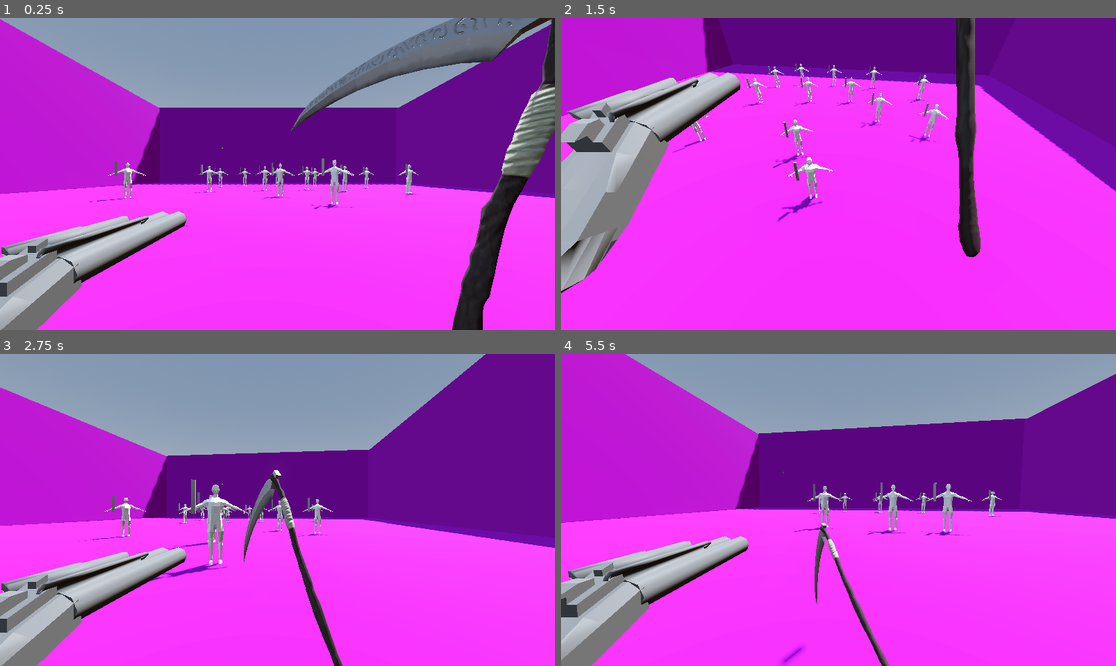
Above: before the commit, frames 1-4 (two rows, left to right).
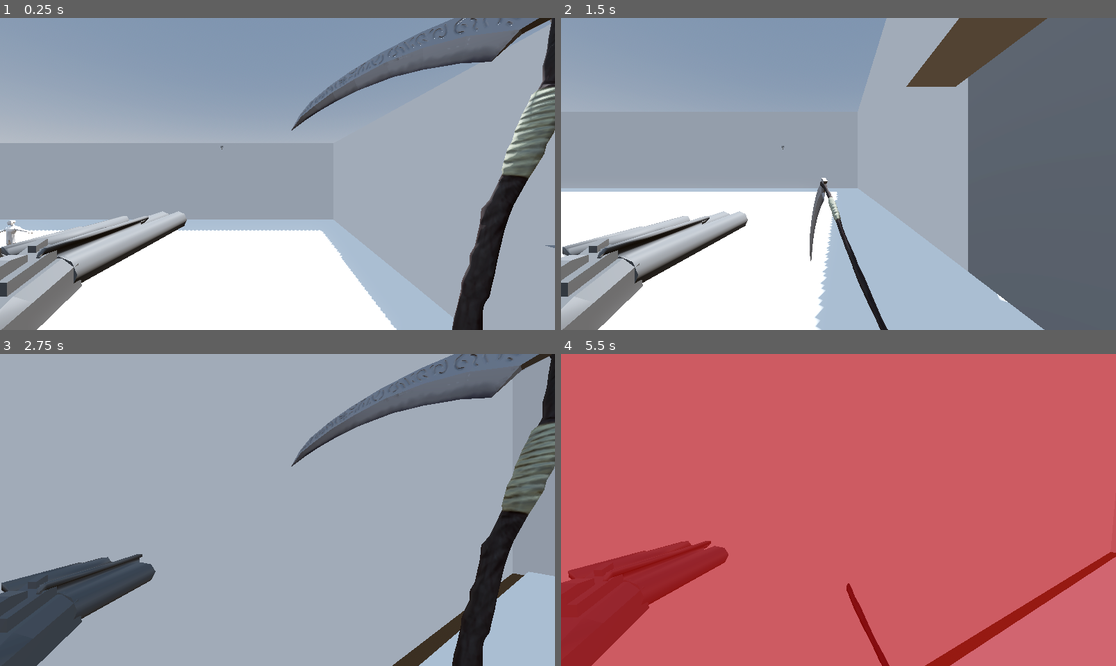
Above: after the commit, the same moments.

Repository: SeminixDev/pandora-boomer-shooter
Game: Godot game, scene res://World/world.tscn
The game is run twice, just before and just after one commit, with the same random seed, the same clock (stepped at 60 frames per second) and the same inputs.
Inputs:
- Up to frame 1 (0.25 s): no input
- Up to frame 2 (1.5 s): hold Right (right1) 0.53-1.28 s; hold S (down2) 0.53-1.28 s; hold Down (down1) from 1.28 s (still down); tap A (left2) at 1.35 s
- Up to frame 3 (2.75 s): release Down (down1) at 2.03 s; hold Right (right1) from 2.03 s (still down); hold D (right2) from 2.03 s (still down)
- Up to frame 4 (5.5 s): release Right (right1) at 2.78 s; release D (right2) at 2.78 s; hold Up (up1) 2.78-3.53 s; tap W (up2) at 2.85 s; hold S (down2) 3.53-4.28 s; hold Left (left1) 3.53-5.03 s; tap A (left2) at 4.35 s; hold Down (down1) from 5.03 s (still down); hold D (right2) from 5.03 s (still down)

The runs differ from the first frame. In frame 1, 68% of the frame differs, in the area x 0-100%, y 0-100%; in frame 2, 97%; in frame 3, 92%; in frame 4, 100%.

Commit message:
Added new map & fixed collision layers

Diff:
--- a/Enemy/enemy.tscn
+++ b/Enemy/enemy.tscn
@@ -59,7 +59,7 @@
 
 [node name="Enemy" type="CharacterBody3D" unique_id=2141865840]
 collision_layer = 4
-collision_mask = 3
+collision_mask = 17
 script = ExtResource("1_2pb1h")
 bullet_scene = ExtResource("2_am0pq")
 
--- a/Player/Player.tscn
+++ b/Player/Player.tscn
@@ -290,7 +290,7 @@
 "times": PackedFloat32Array(0, 0.0001, 0.033333335, 0.08, 0.4),
 "transitions": PackedFloat32Array(1, 1, 1, 1, 1),
 "update": 0,
-"values": [Color(1, 0, 0, 0), Color(1, 0, 0, 0), Color(1, 0, 0, 0), Color(1, 0, 0, 0.6156863), Color(1, 0, 0, 0)]
+"values": [Color(1, 0, 0, 0), Color(1, 0, 0, 0), Color(1, 0, 0, 0), Color(1, 0, 0, 0.8117647), Color(1, 0, 0, 0)]
 }
 
 [sub_resource type="AnimationLibrary" id="AnimationLibrary_gwnis"]
@@ -301,7 +301,7 @@
 
 [node name="Player" type="CharacterBody3D" unique_id=2032895529]
 collision_layer = 2
-collision_mask = 541
+collision_mask = 25
 script = ExtResource("1_xhfnw")
 friction = 80.0
 quick_lunge_force = 25.0
--- a/World/world.tscn
+++ b/World/world.tscn
@@ -2,6 +2,7 @@
 
 [ext_resource type="PackedScene" uid="uid://bf5eg8wvt0fvu" path="res://Player/player.tscn" id="1_62w18"]
 [ext_resource type="PackedScene" uid="uid://dshhth2hutp67" path="res://Enemy/enemy.tscn" id="2_8a836"]
+[ext_resource type="PackedScene" uid="uid://btxa0o25fwpub" path="res://Models/Mausoleum.glb" id="3_j8job"]
 
 [sub_resource type="ProceduralSkyMaterial" id="ProceduralSkyMaterial_fj7yv"]
 sky_horizon_color = Color(0.66224277, 0.6717428, 0.6867428, 1)
@@ -16,40 +17,10 @@
 tonemap_mode = 2
 glow_enabled = true
 
-[sub_resource type="PlaneMesh" id="PlaneMesh_gv5m4"]
+[sub_resource type="PlaneMesh" id="PlaneMesh_j8job"]
 
-[sub_resource type="StandardMaterial3D" id="StandardMaterial3D_y6flb"]
-albedo_color = Color(0.6369209, 0.0008670273, 0.7351918, 1)
-
-[sub_resource type="ConcavePolygonShape3D" id="ConcavePolygonShape3D_f3sb7"]
-data = PackedVector3Array(1, 0, 1, -1, 0, 1, 1, 0, -1, -1, 0, 1, -1, 0, -1, 1, 0, -1)
-
-[sub_resource type="BoxMesh" id="BoxMesh_fj7yv"]
-
-[sub_resource type="StandardMaterial3D" id="StandardMaterial3D_mlekv"]
-albedo_color = Color(0.6369209, 0.0008670273, 0.7351918, 1)
-
-[sub_resource type="ConcavePolygonShape3D" id="ConcavePolygonShape3D_tlwt5"]
-data = PackedVector3Array(-0.5, 0.5, 0.5, 0.5, 0.5, 0.5, -0.5, -0.5, 0.5, 0.5, 0.5, 0.5, 0.5, -0.5, 0.5, -0.5, -0.5, 0.5, 0.5, 0.5, -0.5, -0.5, 0.5, -0.5, 0.5, -0.5, -0.5, -0.5, 0.5, -0.5, -0.5, -0.5, -0.5, 0.5, -0.5, -0.5, 0.5, 0.5, 0.5, 0.5, 0.5, -0.5, 0.5, -0.5, 0.5, 0.5, 0.5, -0.5, 0.5, -0.5, -0.5, 0.5, -0.5, 0.5, -0.5, 0.5, -0.5, -0.5, 0.5, 0.5, -0.5, -0.5, -0.5, -0.5, 0.5, 0.5, -0.5, -0.5, 0.5, -0.5, -0.5, -0.5, 0.5, 0.5, 0.5, -0.5, 0.5, 0.5, 0.5, 0.5, -0.5, -0.5, 0.5, 0.5, -0.5, 0.5, -0.5, 0.5, 0.5, -0.5, -0.5, -0.5, 0.5, 0.5, -0.5, 0.5, -0.5, -0.5, -0.5, 0.5, -0.5, 0.5, 0.5, -0.5, -0.5, -0.5, -0.5, -0.5)
-
-[sub_resource type="BoxMesh" id="BoxMesh_aqk2v"]
-
-[sub_resource type="StandardMaterial3D" id="StandardMaterial3D_il6x7"]
-albedo_color = Color(0.6369209, 0.0008670273, 0.7351918, 1)
-
-[sub_resource type="ConcavePolygonShape3D" id="ConcavePolygonShape3D_036b0"]
-data = PackedVector3Array(-0.5, 0.5, 0.5, 0.5, 0.5, 0.5, -0.5, -0.5, 0.5, 0.5, 0.5, 0.5, 0.5, -0.5, 0.5, -0.5, -0.5, 0.5, 0.5, 0.5, -0.5, -0.5, 0.5, -0.5, 0.5, -0.5, -0.5, -0.5, 0.5, -0.5, -0.5, -0.5, -0.5, 0.5, -0.5, -0.5, 0.5, 0.5, 0.5, 0.5, 0.5, -0.5, 0.5, -0.5, 0.5, 0.5, 0.5, -0.5, 0.5, -0.5, -0.5, 0.5, -0.5, 0.5, -0.5, 0.5, -0.5, -0.5, 0.5, 0.5, -0.5, -0.5, -0.5, -0.5, 0.5, 0.5, -0.5, -0.5, 0.5, -0.5, -0.5, -0.5, 0.5, 0.5, 0.5, -0.5, 0.5, 0.5, 0.5, 0.5, -0.5, -0.5, 0.5, 0.5, -0.5, 0.5, -0.5, 0.5, 0.5, -0.5, -0.5, -0.5, 0.5, 0.5, -0.5, 0.5, -0.5, -0.5, -0.5, 0.5, -0.5, 0.5, 0.5, -0.5, -0.5, -0.5, -0.5, -0.5)
-
-[sub_resource type="BoxMesh" id="BoxMesh_dwbse"]
-
-[sub_resource type="StandardMaterial3D" id="StandardMaterial3D_o14yy"]
-albedo_color = Color(0.6369209, 0.0008670273, 0.7351918, 1)
-
-[sub_resource type="ConcavePolygonShape3D" id="ConcavePolygonShape3D_pkg7o"]
-data = PackedVector3Array(-0.5, 0.5, 0.5, 0.5, 0.5, 0.5, -0.5, -0.5, 0.5, 0.5, 0.5, 0.5, 0.5, -0.5, 0.5, -0.5, -0.5, 0.5, 0.5, 0.5, -0.5, -0.5, 0.5, -0.5, 0.5, -0.5, -0.5, -0.5, 0.5, -0.5, -0.5, -0.5, -0.5, 0.5, -0.5, -0.5, 0.5, 0.5, 0.5, 0.5, 0.5, -0.5, 0.5, -0.5, 0.5, 0.5, 0.5, -0.5, 0.5, -0.5, -0.5, 0.5, -0.5, 0.5, -0.5, 0.5, -0.5, -0.5, 0.5, 0.5, -0.5, -0.5, -0.5, -0.5, 0.5, 0.5, -0.5, -0.5, 0.5, -0.5, -0.5, -0.5, 0.5, 0.5, 0.5, -0.5, 0.5, 0.5, 0.5, 0.5, -0.5, -0.5, 0.5, 0.5, -0.5, 0.5, -0.5, 0.5, 0.5, -0.5, -0.5, -0.5, 0.5, 0.5, -0.5, 0.5, -0.5, -0.5, -0.5, 0.5, -0.5, 0.5, 0.5, -0.5, -0.5, -0.5, -0.5, -0.5)
-
-[sub_resource type="StandardMaterial3D" id="StandardMaterial3D_folwd"]
-albedo_color = Color(0.6369209, 0.0008670273, 0.7351918, 1)
+[sub_resource type="ConvexPolygonShape3D" id="ConvexPolygonShape3D_j8job"]
+points = PackedVector3Array(-1, 0, -1, -1, 0, 1, 1, 0, -1, 1, 0, 1)
 
 [node name="World" type="Node3D" unique_id=635267046]
 
@@ -62,118 +33,85 @@
 
 [node name="Player" parent="." unique_id=1346923229 instance=ExtResource("1_62w18")]
 unique_name_in_owner = true
-transform = Transform3D(1, 0, 0, 0, 1, 0, 0, 0, 1, 0, 1, 10.928247)
+transform = Transform3D(1, 0, 0, 0, 1, 0, 0, 0, 1, 54.254395, 1.3753426, 0.51128054)
 collision_mask = 1
 max_health = 9999
 
 [node name="Enemies" type="Node" parent="." unique_id=828516008]
 
 [node name="Enemy" parent="Enemies" unique_id=2141865840 instance=ExtResource("2_8a836")]
-transform = Transform3D(-0.9806762, 0, -0.19563816, 0, 1, 0, 0.19563816, 0, -0.9806762, 0, 1, -10.566)
+transform = Transform3D(-0.9806762, 0, -0.19563816, 0, 1, 0, 0.19563816, 0, -0.9806762, 35.84207, -1.9999063, -9.366531)
 max_health = 100
 
 [node name="Enemy2" parent="Enemies" unique_id=1120158493 instance=ExtResource("2_8a836")]
-transform = Transform3D(-0.9806762, 0, -0.19563816, 0, 1, 0, 0.19563816, 0, -0.9806762, -3.7650156, 1, -10.566)
+transform = Transform3D(-0.9806762, 0, -0.19563816, 0, 1, 0, 0.19563816, 0, -0.9806762, 32.077057, -1.9999063, -9.366531)
 max_health = 100
 
 [node name="Enemy4" parent="Enemies" unique_id=1538839082 instance=ExtResource("2_8a836")]
-transform = Transform3D(-0.9806762, 0, -0.19563816, 0, 1, 0, 0.19563816, 0, -0.9806762, 4.330942, 1, -10.566)
+transform = Transform3D(-0.9806762, 0, -0.19563816, 0, 1, 0, 0.19563816, 0, -0.9806762, 40.17301, -1.9999063, -9.366531)
 max_health = 100
 
 [node name="Enemy5" parent="Enemies" unique_id=301871210 instance=ExtResource("2_8a836")]
-transform = Transform3D(-0.9806762, 0, -0.19563816, 0, 1, 0, 0.19563816, 0, -0.9806762, 2.6237164, 1, -5.681693)
+transform = Transform3D(-0.9806762, 0, -0.19563816, 0, 1, 0, 0.19563816, 0, -0.9806762, 38.46579, -1.9999063, -4.4822245)
 max_health = 100
 
 [node name="Enemy6" parent="Enemies" unique_id=888079195 instance=ExtResource("2_8a836")]
-transform = Transform3D(-0.9806762, 0, -0.19563816, 0, 1, 0, 0.19563816, 0, -0.9806762, 5.4589367, 1, -4.1479473)
+transform = Transform3D(-0.9806762, 0, -0.19563816, 0, 1, 0, 0.19563816, 0, -0.9806762, 41.30101, -1.9999063, -2.9484787)
 max_health = 100
 
 [node name="Enemy7" parent="Enemies" unique_id=1155643612 instance=ExtResource("2_8a836")]
-transform = Transform3D(-0.9806762, 0, -0.19563816, 0, 1, 0, 0.19563816, 0, -0.9806762, -1.0690899, 1, -4.942194)
+transform = Transform3D(-0.9806762, 0, -0.19563816, 0, 1, 0, 0.19563816, 0, -0.9806762, 34.77298, -1.9999063, -3.7427254)
 max_health = 100
 
 [node name="Enemy8" parent="Enemies" unique_id=106824557 instance=ExtResource("2_8a836")]
-transform = Transform3D(-0.9806762, 0, -0.19563816, 0, 1, 0, 0.19563816, 0, -0.9806762, -5.390154, 1, -3.7962065)
+transform = Transform3D(-0.9806762, 0, -0.19563816, 0, 1, 0, 0.19563816, 0, -0.9806762, 30.45192, -1.9999063, -2.5967379)
 max_health = 100
 
 [node name="Enemy9" parent="Enemies" unique_id=730075770 instance=ExtResource("2_8a836")]
-transform = Transform3D(-0.9806762, 0, -0.19563816, 0, 1, 0, 0.19563816, 0, -0.9806762, -9.118284, 1, -0.40503883)
+transform = Transform3D(-0.9806762, 0, -0.19563816, 0, 1, 0, 0.19563816, 0, -0.9806762, 26.724072, -1.9999063, 0.79446864)
 max_health = 100
 
 [node name="Enemy10" parent="Enemies" unique_id=380906548 instance=ExtResource("2_8a836")]
-transform = Transform3D(-0.9806762, 0, -0.19563816, 0, 1, 0, 0.19563816, 0, -0.9806762, 2.8817158, 1, 1.5949612)
+transform = Transform3D(-0.9806762, 0, -0.19563816, 0, 1, 0, 0.19563816, 0, -0.9806762, 38.723785, -1.9999063, 2.7944298)
 max_health = 100
 
 [node name="Enemy11" parent="Enemies" unique_id=786571428 instance=ExtResource("2_8a836")]
-transform = Transform3D(-0.9806762, 0, -0.19563816, 0, 1, 0, 0.19563816, 0, -0.9806762, 9.469704, 1, -2.4899826)
+transform = Transform3D(-0.9806762, 0, -0.19563816, 0, 1, 0, 0.19563816, 0, -0.9806762, 45.311775, -1.9999063, -1.290514)
 max_health = 100
 
 [node name="Enemy12" parent="Enemies" unique_id=1005298635 instance=ExtResource("2_8a836")]
-transform = Transform3D(-0.9806762, 0, -0.19563816, 0, 1, 0, 0.19563816, 0, -0.9806762, 0.20017242, 1, -1.4166203)
+transform = Transform3D(-0.9806762, 0, -0.19563816, 0, 1, 0, 0.19563816, 0, -0.9806762, 36.042244, -1.9999063, -0.21715164)
 max_health = 100
 
 [node name="Enemy13" parent="Enemies" unique_id=817414930 instance=ExtResource("2_8a836")]
-transform = Transform3D(-0.9806762, 0, -0.19563816, 0, 1, 0, 0.19563816, 0, -0.9806762, -6.0463, 1, -8.771614)
+transform = Transform3D(-0.9806762, 0, -0.19563816, 0, 1, 0, 0.19563816, 0, -0.9806762, 29.795773, -1.9999063, -7.5721455)
 max_health = 100
 
 [node name="Enemy14" parent="Enemies" unique_id=730269759 instance=ExtResource("2_8a836")]
-transform = Transform3D(-0.9806762, 0, -0.19563816, 0, 1, 0, 0.19563816, 0, -0.9806762, 8.9537, 1, -7.771614)
+transform = Transform3D(-0.9806762, 0, -0.19563816, 0, 1, 0, 0.19563816, 0, -0.9806762, 44.795773, -1.9999063, -6.5721455)
 max_health = 100
 
 [node name="Environment" type="Node" parent="." unique_id=2127158984]
 
-[node name="MeshInstance3D" type="MeshInstance3D" parent="Environment" unique_id=281076507]
-transform = Transform3D(20, 0, 0, 0, 20, 0, 0, 0, 20, 0, 0, 0)
-mesh = SubResource("PlaneMesh_gv5m4")
-surface_material_override/0 = SubResource("StandardMaterial3D_y6flb")
+[node name="Mausoleum" parent="Environment" unique_id=110957415 instance=ExtResource("3_j8job")]
+transform = Transform3D(0.1, 0, 0, 0, 0.1, 0, 0, 0, 0.1, 90, 0, 0)
 
-[node name="StaticBody3D" type="StaticBody3D" parent="Environment/MeshInstance3D" unique_id=1397817284]
-collision_mask = 771
+[node name="MeshInstance3D" type="MeshInstance3D" parent="Environment" unique_id=581760606]
+transform = Transform3D(17.764112, 0, 0, 0, 1, 0, 0, 0, 2.964498, 77.22977, 0.0904603, -0.18234241)
+mesh = SubResource("PlaneMesh_j8job")
 
-[node name="CollisionShape3D" type="CollisionShape3D" parent="Environment/MeshInstance3D/StaticBody3D" unique_id=2097024360]
-shape = SubResource("ConcavePolygonShape3D_f3sb7")
+[node name="StaticBody3D" type="StaticBody3D" parent="Environment/MeshInstance3D" unique_id=982673275]
+collision_mask = 0
 
-[node name="MeshInstance3D2" type="MeshInstance3D" parent="Environment" unique_id=206486589]
-transform = Transform3D(1, 0, 0, 0, 20, 0, 0, 0, 40, -19.713808, 2.1194253, 0)
-mesh = SubResource("BoxMesh_fj7yv")
-surface_material_override/0 = SubResource("StandardMaterial3D_mlekv")
+[node name="CollisionShape3D" type="CollisionShape3D" parent="Environment/MeshInstance3D/StaticBody3D" unique_id=1671432989]
+shape = SubResource("ConvexPolygonShape3D_j8job")
 
-[node name="StaticBody3D" type="StaticBody3D" parent="Environment/MeshInstance3D2" unique_id=1377217909]
-collision_mask = 771
+[node name="MeshInstance3D2" type="MeshInstance3D" parent="Environment" unique_id=776209074]
+transform = Transform3D(7.071478e-08, -1, 0, -1.6177655, -4.371139e-08, 0, 0, 0, 2.964498, 59.758404, -1.6411462, -0.18234241)
+mesh = SubResource("PlaneMesh_j8job")
 
-[node name="CollisionShape3D" type="CollisionShape3D" parent="Environment/MeshInstance3D2/StaticBody3D" unique_id=1121925361]
-shape = SubResource("ConcavePolygonShape3D_tlwt5")
+[node name="StaticBody3D" type="StaticBody3D" parent="Environment/MeshInstance3D2" unique_id=100603403]
+collision_mask = 0
 
-[node name="MeshInstance3D3" type="MeshInstance3D" parent="Environment" unique_id=941803595]
-transform = Transform3D(40, 0, 0, 0, 20, 0, 0, 0, 1, 0, 2.1992626, -20)
-mesh = SubResource("BoxMesh_aqk2v")
-surface_material_override/0 = SubResource("StandardMaterial3D_il6x7")
-
-[node name="StaticBody3D" type="StaticBody3D" parent="Environment/MeshInstance3D3" unique_id=457575728]
-collision_layer = 4
-collision_mask = 771
-
-[node name="CollisionShape3D" type="CollisionShape3D" parent="Environment/MeshInstance3D3/StaticBody3D" unique_id=1735001974]
-shape = SubResource("ConcavePolygonShape3D_036b0")
-
-[node name="MeshInstance3D4" type="MeshInstance3D" parent="Environment" unique_id=1147583567]
-transform = Transform3D(40, 0, 0, 0, 20, 0, 0, 0, 1, 0, 2.1181917, 19.675135)
-mesh = SubResource("BoxMesh_dwbse")
-surface_material_override/0 = SubResource("StandardMaterial3D_o14yy")
-
-[node name="StaticBody3D" type="StaticBody3D" parent="Environment/MeshInstance3D4" unique_id=2078867440]
-collision_mask = 771
-
-[node name="CollisionShape3D" type="CollisionShape3D" parent="Environment/MeshInstance3D4/StaticBody3D" unique_id=407731762]
-shape = SubResource("ConcavePolygonShape3D_pkg7o")
-
-[node name="MeshInstance3D5" type="MeshInstance3D" parent="Environment" unique_id=1960240068]
-transform = Transform3D(1, 0, 0, 0, 19.999996, 0, 0, 0, 39.999992, 19.92311, 2.0275402, 0)
-mesh = SubResource("BoxMesh_fj7yv")
-surface_material_override/0 = SubResource("StandardMaterial3D_folwd")
-
-[node name="StaticBody3D" type="StaticBody3D" parent="Environment/MeshInstance3D5" unique_id=1824381195]
-collision_mask = 771
-
-[node name="CollisionShape3D" type="CollisionShape3D" parent="Environment/MeshInstance3D5/StaticBody3D" unique_id=1093981709]
-shape = SubResource("ConcavePolygonShape3D_tlwt5")
+[node name="CollisionShape3D" type="CollisionShape3D" parent="Environment/MeshInstance3D2/StaticBody3D" unique_id=150175548]
+shape = SubResource("ConvexPolygonShape3D_j8job")
Renamed: Environment/Mausoleum.glb -> Models/Mausoleum.glb
Not shown, added: Models/Mausoleum.glb.import
